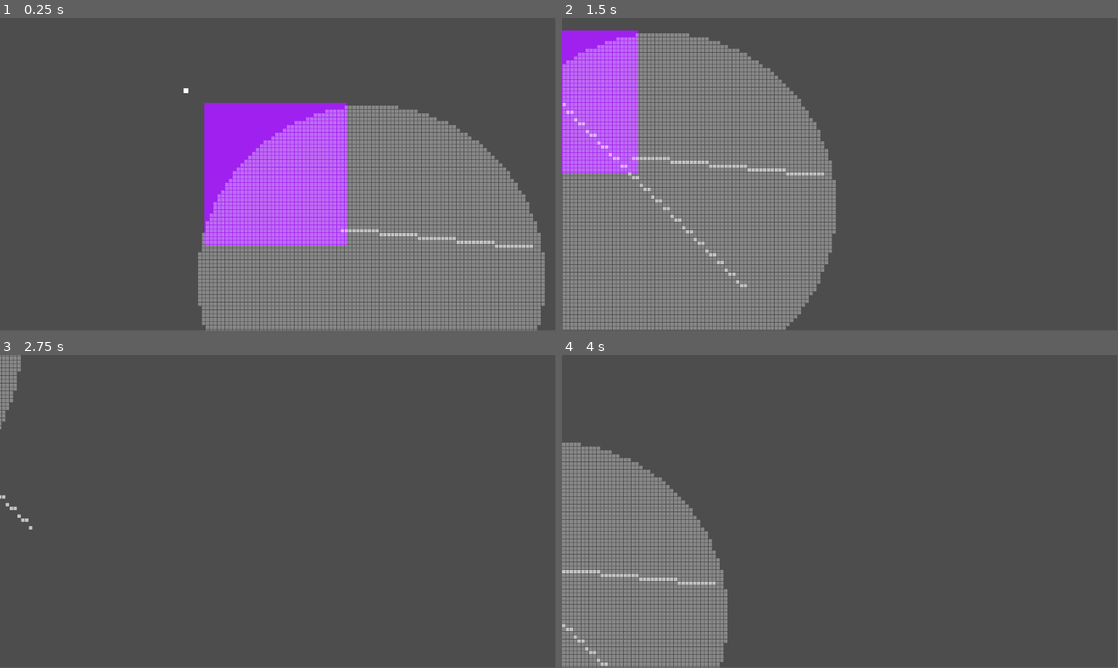
Above: before the commit, frames 1-4 (two rows, left to right).
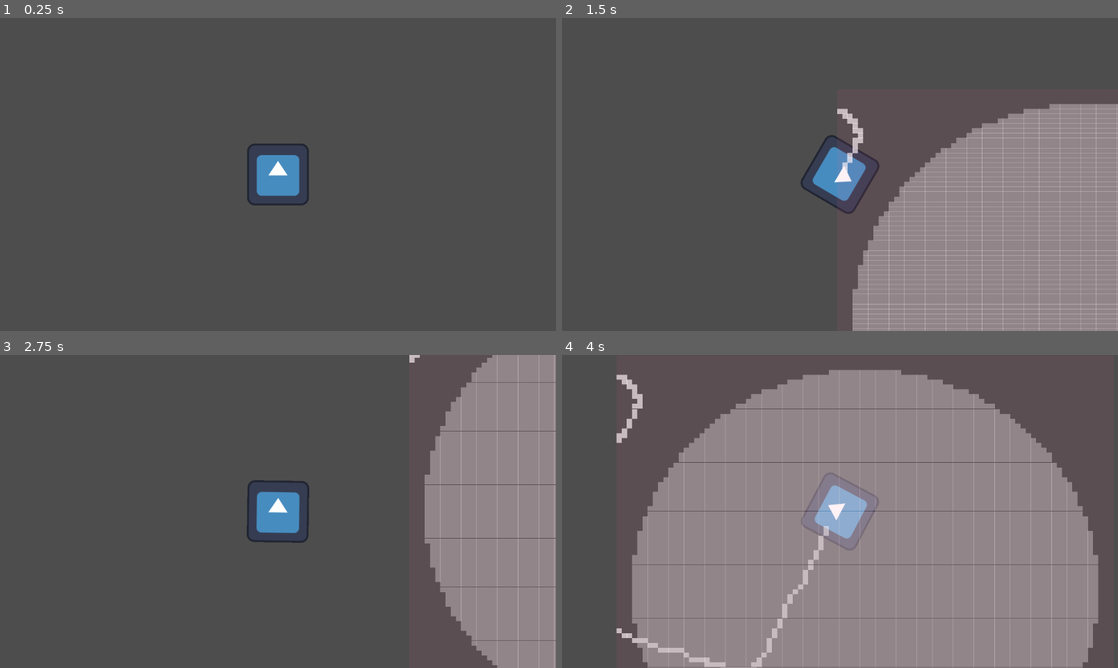
Above: after the commit, the same moments.

Repository: DezlLab/PizzaSkate
Game: Godot game, scene res://player/main.tscn
Two runs of this game, one before a commit and one after it. Both use one fixed random seed, a clock stepped at 60 frames per second and the inputs below. Before the commit the project starts from res://pizza/Pizza.tscn. The engine's default icon, where the game draws it, is replaced by a stand-in: a white triangle on a blue panel in a dark square.
Inputs:
- Up to frame 1 (0.25 s): no input
- Up to frame 2 (1.5 s): tap Enter (ui_accept) at 0.5, 0.77 s; hold Right (ui_right) 0.53-1.28 s; hold Down (ui_down) from 1.28 s (still down)
- Up to frame 3 (2.75 s): tap Enter (ui_accept) at 1.52 s; release Down (ui_down) at 2.03 s; hold Right (ui_right) from 2.03 s (still down)
- Up to frame 4 (4 s): release Right (ui_right) at 2.78 s; hold Up (ui_up) 2.78-3.53 s; tap Enter (ui_accept) at 3.02, 3.77 s; hold Left (ui_left) from 3.53 s (still down)
In our replay, the window is 799x449 before the commit and 800x450 after it. These sizes can differ from the game's own. Grey fills any space a smaller window leaves; there, only what the larger window draws over its background counts as a difference.

The runs differ from the first frame. In frame 1, 35% of the frame differs, in the area x 33-98%, y 22-100%; in frame 2, 64%; in frame 3, 21%; in frame 4, 70%, in the area x 0-97%, y 4-100%.
Error before the commit: Out of bounds set index '9312' (on base: 'PackedByteArray') (res://pizza/Pizza.gd:108)

Commit message:
first wip done pizza + character

Diff:
--- a/pizza/Pizza.gd
+++ b/pizza/Pizza.gd
@@ -14,7 +14,7 @@
 
 class Cutter:
 	var node : Node2D
-	var curPos : Vector2
+	var curPos := Vector2.ZERO
 	var isCutting := true
 
 	func _init() -> void:
@@ -37,7 +37,7 @@
 # Called when the node enters the scene tree for the first time.
 func _ready() -> void:
 	var node = ColorRect.new()
-	node.color = Color.PURPLE
+	node.color = Color(0.988, 0.372, 0.569, 0.082)
 	#node.position = $CollisionShape2D.position
 	cellBounds = $CollisionShape2D.shape.get_rect()
 	node.size = cellBounds.size
@@ -45,18 +45,27 @@
 	self.add_child(node)
 
 	resolution = Vector2i(96, 96)
-	_cut_line(Vector2i(40, 75), Vector2i(90, 80))
-	_dbg_print()
-
-	cutters.append(Cutter.new())
+	#_cut_line(Vector2i(40, 75), Vector2i(90, 80))
 
 
 # Called every frame. 'delta' is the elapsed time since the previous frame.
 func _process(delta: float) -> void:
 	_dbg_show()
-	print($CharacterBody2D.position)
-	_update_cutter(cutters[0], $CharacterBody2D.position / 32.0)
+	#var pos :Vector2i= _to_array(self.to_local($CharacterBody2D.global_position))
+	#print(pos)
+	#cellStates[pos.y * resolution.x + pos.x] = CellState.CUT
+	#_update_cutter(cutters[0], _to_array(self.to_local($CharacterBody2D.global_position)))
+	#print(cutters[0].curPos)
 
+	for cutter in cutters:
+		_update_cutter(cutter, _to_array(self.to_local(cutter.node.global_position)))
+	if Input.is_action_just_released("ui_cancel"):
+		resolution = resolution
+		#_dbg_print()
+
+
+func _to_array(pos : Vector2) -> Vector2i:
+	return Vector2(resolution) * (pos - cellBounds.position) / cellBounds.size
 
 func _dbg_show():
 	var addNodes := false
@@ -65,8 +74,9 @@
 		for y in resolution.y:
 			for x in resolution.x:
 				var node = ColorRect.new()
-				node.position = Vector2(x, y) * 32
-				node.size = Vector2(28, 28)
+				var nodeSize := cellBounds.size / Vector2(resolution)
+				node.position = Vector2(x, y) * nodeSize + cellBounds.position
+				node.size = nodeSize
 				$DBG.add_child(node)
 	else:
 		var i := 0
@@ -98,20 +108,47 @@
 		_cut_line(cutter.curPos, newPos)
 	cutter.curPos = newPos
 
+func _valid_pos(pos) -> bool:
+	if pos.x >= 0 && pos.y >= 0 && pos.x < resolution.x && pos.y < resolution.y:
+		return true
+	return false
+
 func _cut_line(curPos : Vector2i, newPos : Vector2i):
-	var dx :float= newPos.x - curPos.x
-	var dy :float= newPos.y - curPos.y
-	var m := dy/dx
-	var y := 0
-	for x in range(curPos.x, newPos.x):
-		y = m * (x - newPos.x) + curPos.x
-		cellStates[y * resolution.x + x] = CellState.CUT
+	if !_valid_pos(curPos) || !_valid_pos(newPos):
+		return
+	if curPos == newPos:
+		cellStates[curPos.y * resolution.x + curPos.x] = CellState.CUT
+		return
+	var dir := Vector2(curPos - newPos).normalized()
+	var interPos :Vector2=curPos
+	while true:
+		curPos = round(interPos)
+		if _valid_pos(curPos):
+			cellStates[curPos.y * resolution.x + curPos.x] = CellState.CUT
+		if Vector2(curPos - newPos).length() < 2.0:
+			return
+		interPos = Vector2(curPos) - dir ##With no round does not work wiki line algo maybe works better look below?
+
+	##wiki default line algo
+	#var dx :float= newPos.x - curPos.x
+	#var dy :float= newPos.y - curPos.y
+	#var m := dy/dx
+	#var y := 0
+	#for x in range(curPos.x, newPos.x+1):
+		#y = m * (x - curPos.x) + newPos.x
+		#cellStates[y * resolution.x + x] = CellState.CUT
 
 
 func _on_body_entered(body: Node2D) -> void:
 	if body.name == ACT_BODY_NAME:
-		cutters.append(body)
+		var cutter := Cutter.new()
+		cutter.node = body
+		cutter.curPos = _to_array(self.to_local(body.global_position))
+		cutters.append(cutter)
 
 func _on_body_exited(body: Node2D) -> void:
 	if body.name == ACT_BODY_NAME:
-		cutters.erase(body) ##body should only be in list once!
+		#cutters.erase(body) ##body should only be in list once!
+		for cutter in cutters:
+			if cutter.node == body:
+				cutters.erase(cutter)
--- a/pizza/Pizza.tscn
+++ b/pizza/Pizza.tscn
@@ -1,38 +1,18 @@
-[gd_scene load_steps=5 format=3 uid="uid://dgxkk4r2711hd"]
+[gd_scene load_steps=3 format=3 uid="uid://dgxkk4r2711hd"]
 
 [ext_resource type="Script" uid="uid://bk47rtci2nla7" path="res://pizza/Pizza.gd" id="1_evqly"]
-[ext_resource type="Script" uid="uid://bfmj3ppvwf5ub" path="res://pizza/tmpPlayer.gd" id="2_4bd0t"]
 
-[sub_resource type="CircleShape2D" id="CircleShape2D_1rc1p"]
-radius = 591.638
-
-[sub_resource type="CircleShape2D" id="CircleShape2D_4bd0t"]
+[sub_resource type="RectangleShape2D" id="RectangleShape2D_4bd0t"]
+size = Vector2(1030, 969)
 
 [node name="Pizza" type="Area2D"]
 position = Vector2(741, 663)
 script = ExtResource("1_evqly")
 
 [node name="CollisionShape2D" type="CollisionShape2D" parent="."]
-shape = SubResource("CircleShape2D_1rc1p")
+shape = SubResource("RectangleShape2D_4bd0t")
 
-[node name="DBG" type="Node" parent="."]
-
-[node name="CharacterBody2D" type="CharacterBody2D" parent="."]
-motion_mode = 1
-script = ExtResource("2_4bd0t")
-
-[node name="CollisionShape2D" type="CollisionShape2D" parent="CharacterBody2D"]
-shape = SubResource("CircleShape2D_4bd0t")
-
-[node name="Camera2D" type="Camera2D" parent="CharacterBody2D"]
-position = Vector2(14, 1)
-zoom = Vector2(0.25, 0.25)
-
-[node name="ColorRect" type="ColorRect" parent="."]
-offset_left = -767.0
-offset_top = -709.0
-offset_right = -727.0
-offset_bottom = -669.0
+[node name="DBG" type="Node2D" parent="."]
 
 [connection signal="body_entered" from="." to="." method="_on_body_entered"]
 [connection signal="body_exited" from="." to="." method="_on_body_exited"]
--- a/player/main.tscn
+++ b/player/main.tscn
@@ -1,8 +1,14 @@
-[gd_scene load_steps=2 format=3 uid="uid://dyk0jantbyadk"]
+[gd_scene load_steps=3 format=3 uid="uid://dyk0jantbyadk"]
 
 [ext_resource type="PackedScene" uid="uid://bhh3b0xqeqbp7" path="res://player/player.tscn" id="1_37jte"]
+[ext_resource type="PackedScene" uid="uid://dgxkk4r2711hd" path="res://pizza/Pizza.tscn" id="2_hf4mc"]
 
 [node name="Node2D" type="Node2D"]
 
-[node name="CharacterBody2D" parent="." instance=ExtResource("1_37jte")]
+[node name="Player" parent="." instance=ExtResource("1_37jte")]
 position = Vector2(532, 304)
+
+[node name="Camera2D" type="Camera2D" parent="Player"]
+
+[node name="Pizza" parent="." instance=ExtResource("2_hf4mc")]
+position = Vector2(1902, 848)
--- a/project.godot
+++ b/project.godot
@@ -11,9 +11,14 @@
 [application]
 
 config/name="PizzaSkate"
-run/main_scene="uid://dgxkk4r2711hd"
+run/main_scene="uid://dyk0jantbyadk"
 config/features=PackedStringArray("4.4", "GL Compatibility")
 config/icon="res://icon.svg"
+
+[display]
+
+window/stretch/mode="viewport"
+window/stretch/aspect="expand"
 
 [rendering]
 
